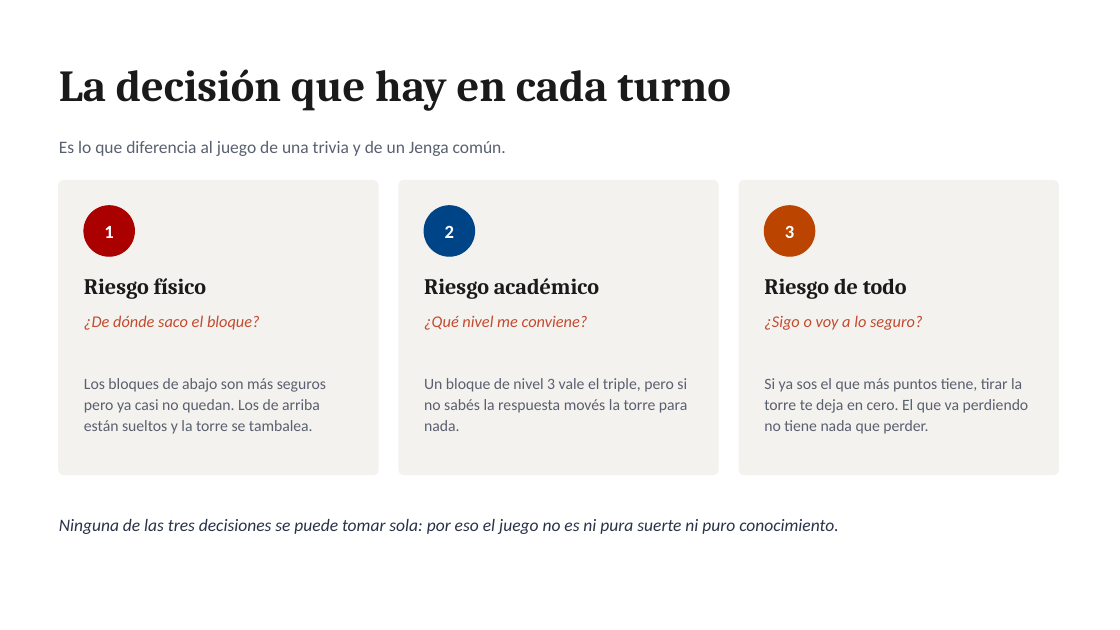
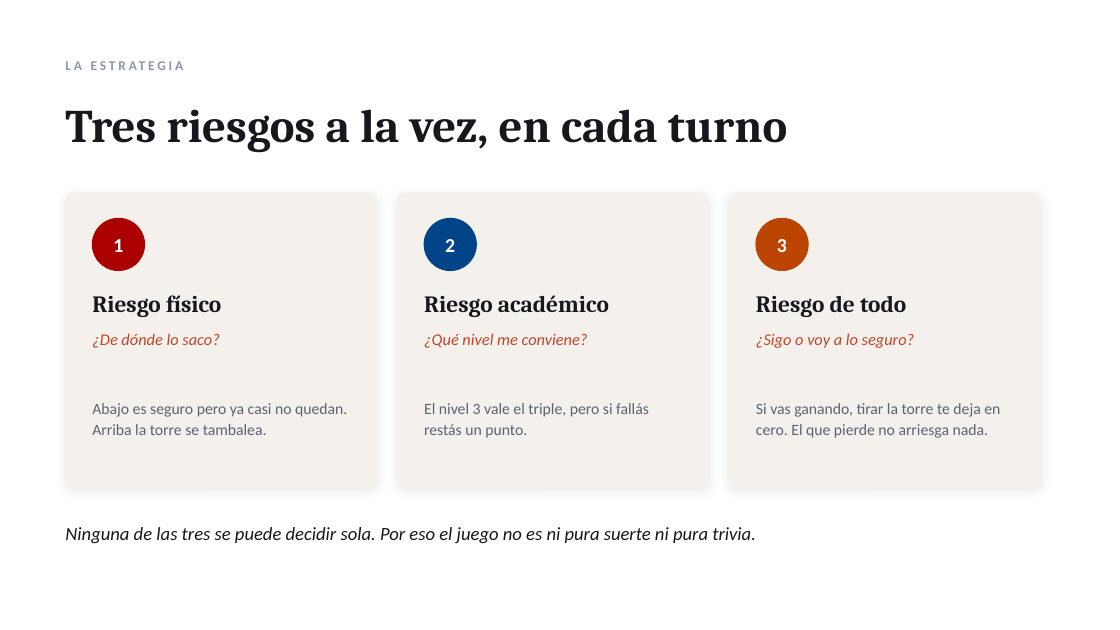
Before and after one commit to gonzabarde/Juego-Nieto, a slide deck: slide 6 of presentacion/Jenga_de_Cultura_General.pptx (slide 8 before the commit). Drawn at 1120x630 pixels with LibreOffice and Linux fonts; fonts in the diff are those of the drawing. Boxes give left, top, right and bottom in pixels: in the first picture for what was removed or moved away, otherwise in the second. Text is boxed around its words. In the diff, an @@ line names an element or a change of style, - is before the commit and + after.

Commit message:
Presentacion mas corta (8 diapositivas) y en PDF
De 12 diapositivas a 8. Se fusionaron "la idea" con la comparacion y
"las cartas" con "las piezas 3D"; las cinco materias pasaron a una tira
compacta dentro de la diapositiva del bloque, y se saco "como se
fabrica", que son instrucciones de impresion y ya estan en el README y
en las reglas.

Rediseño: fondo oscuro para portada, puntaje y cierre, y claro para el
resto; antetitulos en versalitas, tarjetas con sombra suave, cifras
grandes y mas aire en los margenes. Paleta un poco mas profunda.

Se agrega presentacion/Jenga_de_Cultura_General.pdf, para abrirla en
cualquier lado sin PowerPoint. El .pptx sigue estando, con las notas del
orador en cada diapositiva.

```diff
--- a/presentacion/Jenga_de_Cultura_General.pptx
+++ b/presentacion/Jenga_de_Cultura_General.pptx
@@ text at box(65, 109, 788, 153): text changed; size 38 to 40 pt; text colour #1A1A1A to #16181D @@
-La decisión que hay en cada turno
+Tres riesgos a la vez, en cada turno
@@ text added at box(360, 109, 399, 143), 11.5 pt, text #8E96A8, bold @@
+LA ESTRATEGIA
@@ text removed at box(59, 141, 506, 156) @@
-Es lo que diferencia al juego de una trivia y de un Jenga común.
@@ rounded rectangle: place and size @@
-rounded rectangle at box(59, 181, 378, 475)
+rounded rectangle at box(66, 193, 376, 487)
@@ rounded rectangle: place and size @@
-rounded rectangle at box(399, 181, 718, 475)
+rounded rectangle at box(397, 193, 708, 487)
@@ fill #F4F2EE to #F4F1EC; outline #F4F2EE 1 pt to #F4F1EC 1 pt; shadow on; proportions changed in 3 elements at box(66, 193, 376, 487), box(397, 193, 708, 487), box(729, 193, 1040, 487) @@
@@ rounded rectangle: place and size @@
-rounded rectangle at box(739, 181, 1059, 475)
+rounded rectangle at box(729, 193, 1040, 487)
@@ size 16 to 17 pt in 3 elements at box(445, 239, 455, 252), box(777, 239, 787, 252), box(113, 239, 123, 252) @@
@@ text "1": place and size @@
-text "1" at box(104, 226, 113, 238)
+text "1" at box(113, 239, 123, 252)
@@ ellipse: place and size @@
-ellipse at box(84, 206, 134, 256)
+ellipse at box(92, 218, 145, 271)
@@ text "2": place and size @@
-text "2" at box(445, 225, 454, 238)
+text "2" at box(445, 239, 455, 252)
@@ ellipse: place and size @@
-ellipse at box(424, 206, 475, 256)
+ellipse at box(424, 218, 476, 271)
@@ text "3": place and size @@
-text "3" at box(785, 225, 794, 238)
+text "3" at box(777, 239, 787, 252)
@@ ellipse: place and size @@
-ellipse at box(765, 206, 815, 256)
+ellipse at box(756, 218, 808, 271)
@@ text "Riesgo físico": place and size @@
-text "Riesgo físico" at box(84, 278, 206, 299)
+text "Riesgo físico" at box(92, 295, 221, 317)
@@ text "Riesgo académico": place and size @@
-text "Riesgo académico" at box(424, 278, 599, 299)
+text "Riesgo académico" at box(424, 295, 609, 317)
@@ size 19 to 20 pt, text colour #1A1A1A to #16181D in 3 elements at box(92, 295, 221, 317), box(424, 295, 609, 317), box(756, 296, 906, 317) @@
@@ text "Riesgo de todo": place and size @@
-text "Riesgo de todo" at box(764, 278, 907, 299)
+text "Riesgo de todo" at box(756, 296, 906, 317)
@@ text "¿Qué nivel me conviene?": place and size @@
-text "¿Qué nivel me conviene?" at box(424, 315, 588, 330)
+text "¿Qué nivel me conviene?" at box(424, 333, 588, 348)
@@ text "¿Qué nivel me conviene?" at box(424, 333, 588, 348): text colour #C24A2F to #C2452B @@
@@ text "¿Sigo o voy a lo ..." at box(756, 333, 915, 348): text colour #C24A2F to #C2452B @@
@@ text "¿Sigo o voy a lo ...": place and size @@
-text "¿Sigo o voy a lo ..." at box(764, 315, 923, 330)
+text "¿Sigo o voy a lo ..." at box(756, 333, 915, 348)
@@ text at box(92, 333, 219, 348): text changed; text colour #C24A2F to #C2452B @@
-¿De dónde saco el bloque?
+¿De dónde lo saco?
@@ text at box(92, 403, 347, 435): text changed; text colour #5A6070 to #5B6272 @@
-Los bloques de abajo son más seguros pero ya casi no quedan. Los de arriba están sueltos y la torre se tambalea.
+Abajo es seguro pero ya casi no quedan. Arriba la torre se tambalea.
@@ text at box(424, 403, 649, 438): text changed; text colour #5A6070 to #5B6272 @@
-Un bloque de nivel 3 vale el triple, pero si no sabés la respuesta movés la torre para nada.
+El nivel 3 vale el triple, pero si fallás restás un punto.
@@ text at box(756, 403, 1000, 438): text changed; text colour #5A6070 to #5B6272 @@
-Si ya sos el que más puntos tiene, tirar la torre te deja en cero. El que va perdiendo no tiene nada que perder.
+Si vas ganando, tirar la torre te deja en cero. El que pierde no arriesga nada.
@@ text at box(65, 527, 756, 543): text changed; size 15 to 16 pt; text colour #2A3247 to #16181D @@
-Ninguna de las tres decisiones se puede tomar sola: por eso el juego no es ni pura suerte ni puro conocimiento.
+Ninguna de las tres se puede decidir sola. Por eso el juego no es ni pura suerte ni pura trivia.
```
Also in this commit, not shown: 3 other slides changed, 4 slides added, 8 slides removed, 2 other files.
